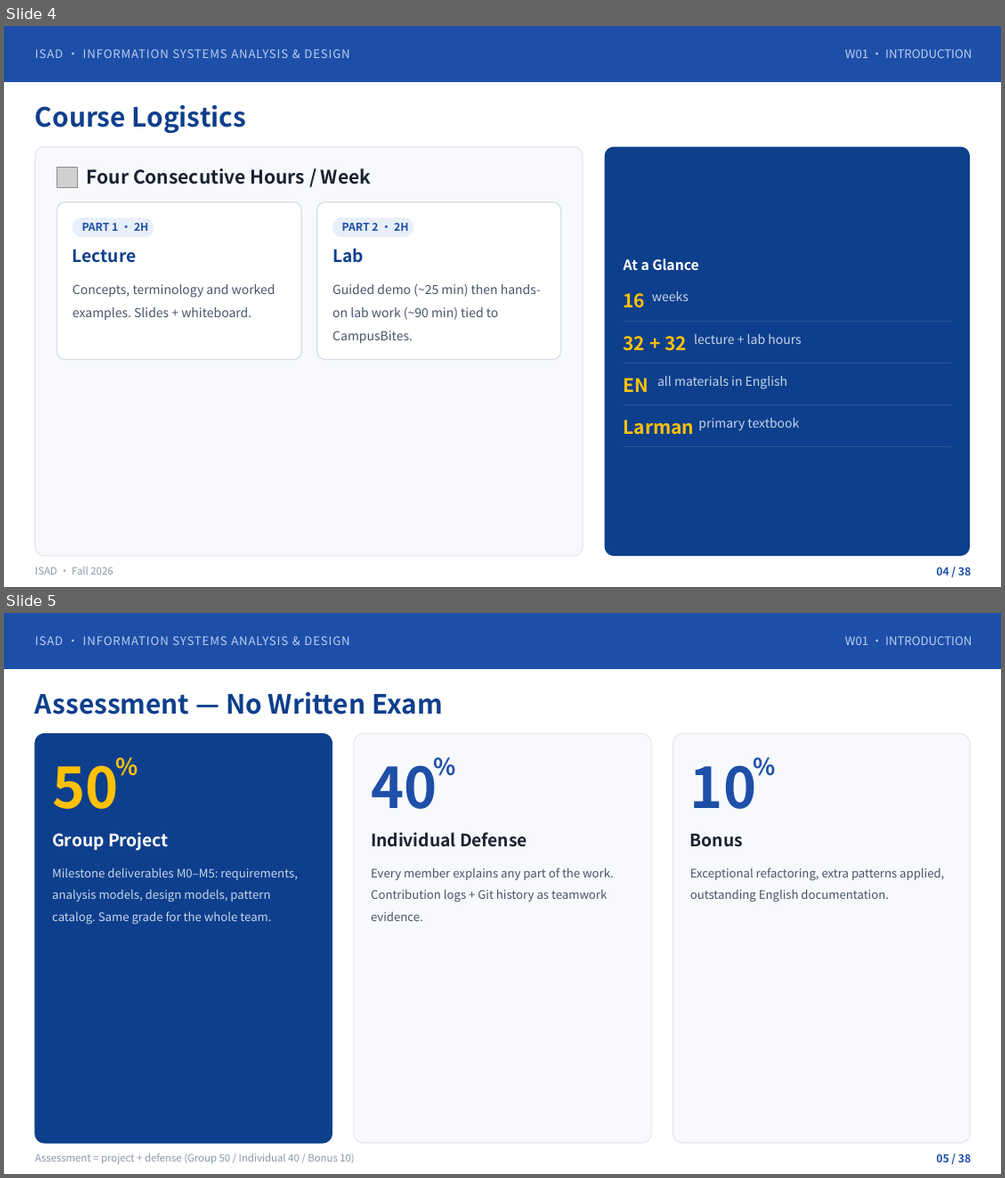
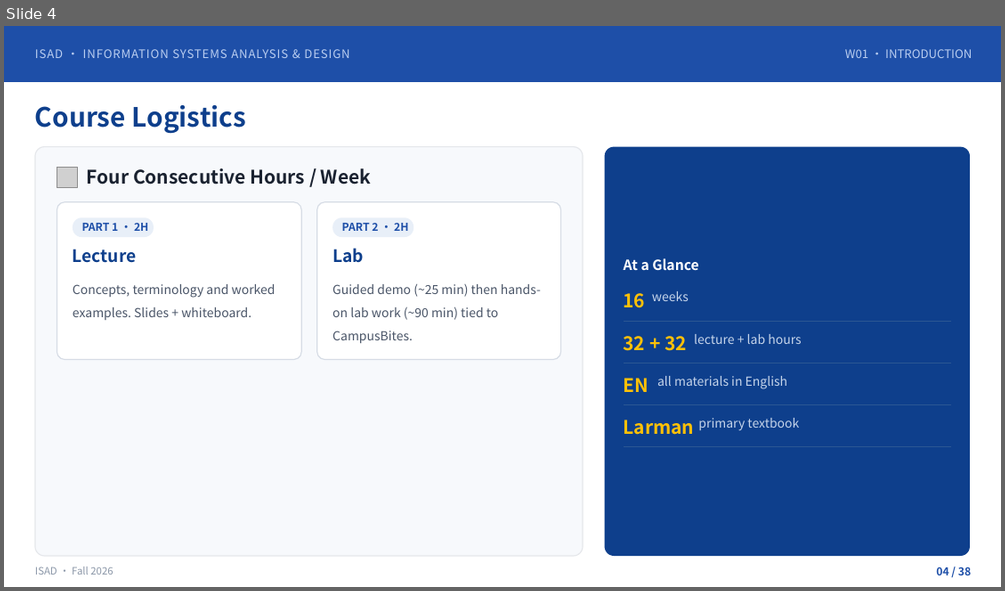
Before and after one commit to klausren/isad-course, a slide deck: 01-slides/W01-Introduction-Systems-Analysts-and-OOAD.pptx. Shown one above the other, each under a label of ours: slides 4 and 5 before the commit, slide 4 after it. The pictures are 1005x1178 and 1005x591 pixels, drawn with LibreOffice and Linux fonts; fonts in the diff are those of the drawing; grey boxes stand for pictures. Boxes give left, top, right and bottom in pixels: in the first picture for what was removed or moved away, otherwise in the second. Text is boxed around its words. In the diff, an @@ line names an element or a change of style, - is before the commit and + after.

Commit message:
Align grading with the official university formula
Course grade = Formative assessment (40 pts x 100%) + Summative
assessment (100 pts x 60%). The old 50/40/10 split is gone.

Formative 40 pts: attendance 0 (recorded, not scored) · class
participation 10 (weekly exercises 4, W05 client-review questions 2,
peer critique 2, engagement & English 2) · Level-3 project 20
(milestones 14: M0 1 / M1 3 / M2 4 / M3 3 / M4 3, plus individual
contribution & Git 6) · assignments 10 (5 homework sets x 2).

Summative 100 pts = W16 defense: walkthrough 30 + individual Q&A 55 +
English 10 + reflection & contribution report 5, weighted at 60%.

Bonus rescaled to +5 max (was 10%); sharp review questions moved into
class participation. Mid-term review stays formative, not scored.

Updated: grading rubric (restructured F/S items), syllabus, project
guidebook, brief, deadline guide refs, Lab-02, W01 deck P05-P06 and
lecture script. W01 pptx re-rendered (38 pages, all SVGs valid).

```diff
--- a/01-slides/W01-Introduction-Systems-Analysts-and-OOAD.pptx
+++ b/01-slides/W01-Introduction-Systems-Analysts-and-OOAD.pptx
@@ slide 5 removed at [4, 613, 1001, 1174], background #FFFFFF @@
@@ rectangle removed at [4, 613, 1001, 669] @@
@@ text removed at [35, 636, 349, 645] @@
-ISAD · INFORMATION SYSTEMS ANALYSIS & DESIGN
@@ text removed at [845, 636, 971, 645] @@
-W01 · INTRODUCTION
@@ text removed at [35, 692, 443, 714] @@
-Assessment — No Written Exam
@@ rounded rectangle removed at [35, 733, 332, 1143] @@
@@ rounded rectangle removed at [354, 733, 652, 1143] @@
@@ rounded rectangle removed at [673, 733, 971, 1143] @@
@@ text removed at [52, 758, 118, 809] @@
-50
@@ text removed at [115, 752, 137, 820] @@
-%
@@ text removed at [371, 757, 437, 809] @@
-40
@@ text removed at [434, 752, 455, 820] @@
-%
@@ text removed at [690, 757, 756, 809] @@
-10
@@ text removed at [753, 752, 774, 820] @@
-%
@@ text removed at [52, 832, 169, 851] @@
-Group Project
@@ text removed at [371, 832, 527, 847] @@
-Individual Defense
@@ text removed at [690, 833, 743, 847] @@
-Bonus
@@ text removed at [52, 868, 297, 925] @@
-Milestone deliverables M0–M5: requirements, analysis models, design models, pattern catalog. Same grade for the whole team.
@@ text removed at [371, 868, 614, 921] @@
-Every member explains any part of the work. Contribution logs + Git history as teamwork evidence.
@@ text removed at [690, 868, 944, 902] @@
-Exceptional refactoring, extra patterns applied, outstanding English documentation.
@@ text removed at [35, 1153, 354, 1164] @@
-Assessment = project + defense (Group 50 / Individual 40 / Bonus 10)
@@ text removed at [936, 1154, 971, 1162] @@
-05 / 38
```
Also in this commit, not shown: 1 slide changed, 1 slide added, 4 other files.
